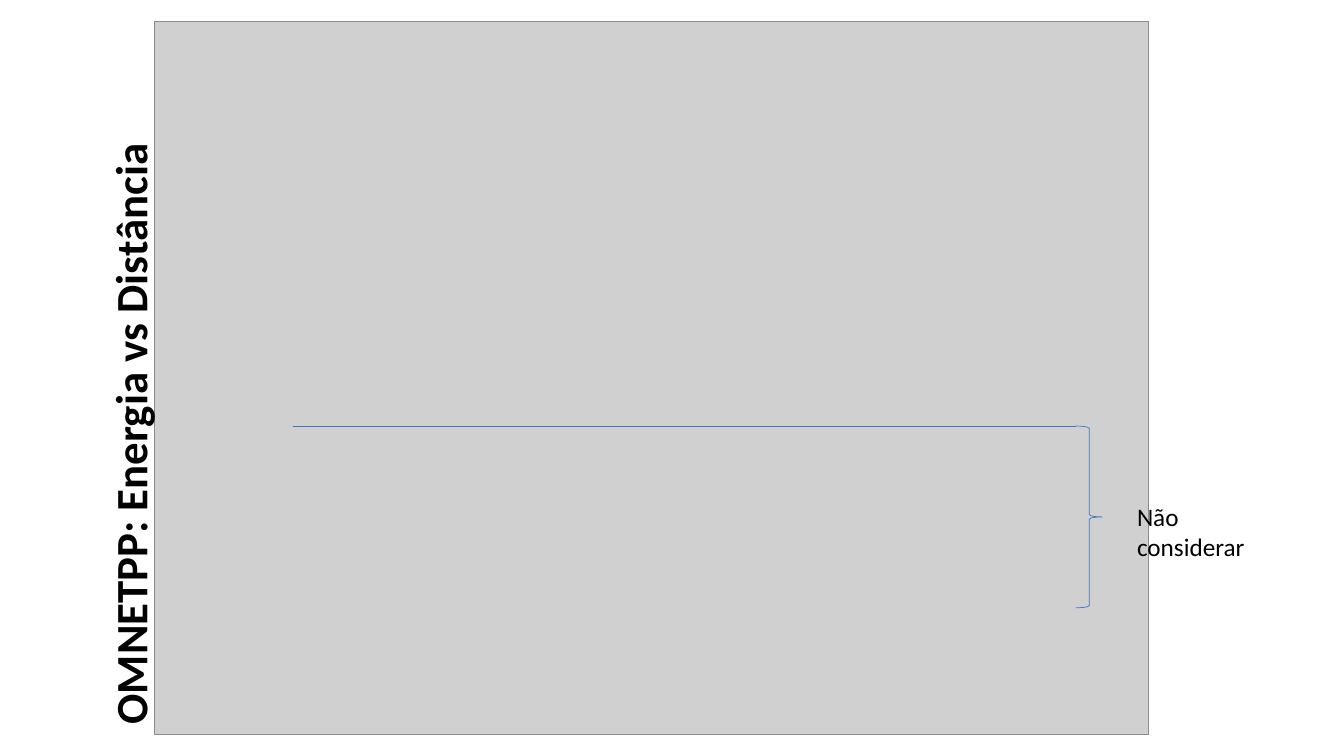
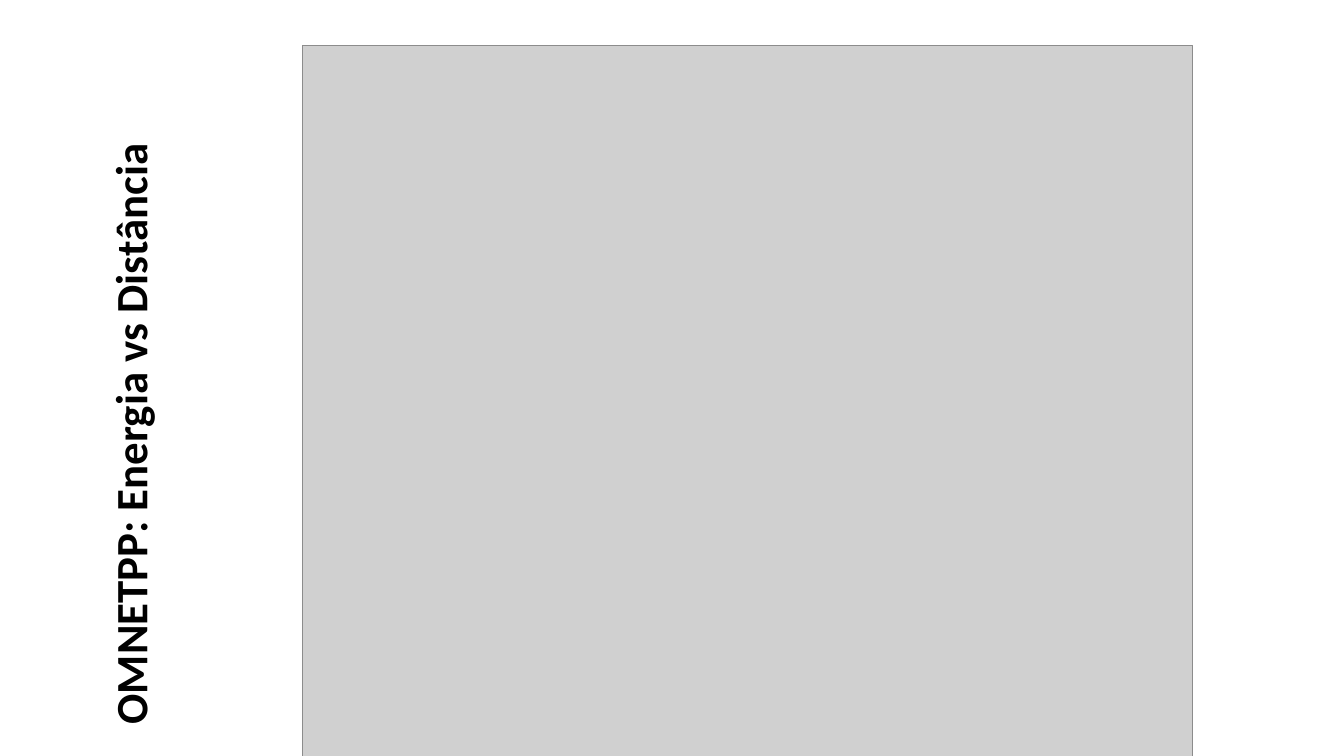
Before and after one commit to edbkei/mo809a-trabalhopratico, a slide deck: slide 16 of Apresentação_Entrega.pptx. Drawn at 1344x756 pixels with LibreOffice and Linux fonts; fonts in the diff are those of the drawing; grey boxes stand for pictures. Boxes give left, top, right and bottom in pixels: in the first picture for what was removed or moved away, otherwise in the second. Text is boxed around its words. In the diff, an @@ line names an element or a change of style, - is before the commit and + after.

```diff
--- a/Apresentação_Entrega.pptx
+++ b/Apresentação_Entrega.pptx
@@ picture: place and size @@
-picture at [154,21,1148,734]
+picture at [302,45,1193,756]
@@ line removed from (293, 426) to (1076, 426) @@
@@ right brace removed at [1076,426,1103,608] @@
@@ text removed at [1137,506,1244,563] @@
-Não considerar
```
